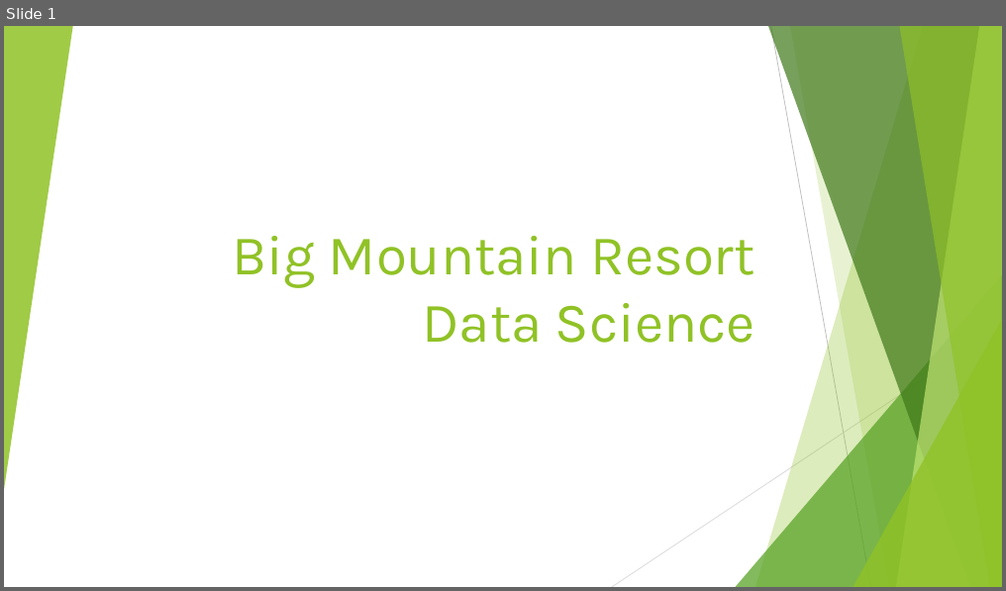
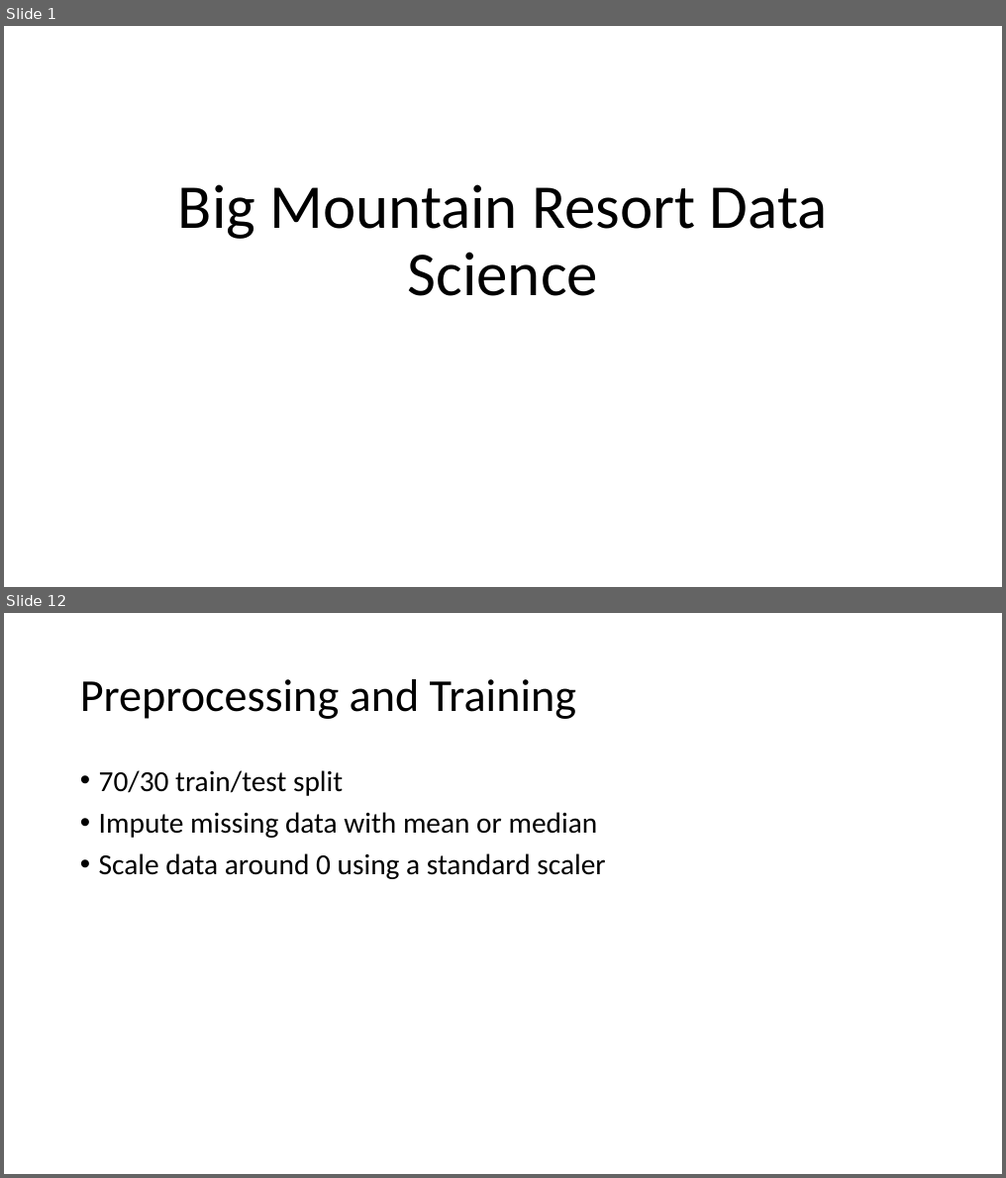
Before and after one commit to ramijau/DataScienceGuidedCapstone, a slide deck: Guided Capstone Presentation.pptx. Shown one above the other, each under a label of ours: slide 1 before the commit, slides 1 and 12 after it; the slides between them are not shown. The pictures are 1006x591 and 1006x1178 pixels, drawn with LibreOffice and Linux fonts; fonts in the diff are those of the drawing. Boxes give left, top, right and bottom in pixels: in the first picture for what was removed or moved away, otherwise in the second. Text is boxed around its words. In the diff, an @@ line names an element or a change of style, - is before the commit and + after.

```diff
--- a/Guided Capstone Presentation.pptx
+++ b/Guided Capstone Presentation.pptx
@@ slide 12 added at (4, 613, 1002, 1174), background #FFFFFF @@
@@ title added at (80, 679, 576, 719), 44 pt, text #000000 @@
+Preprocessing and Training
@@ text added at (99, 770, 605, 879), 28 pt, text #000000 @@
+• 70/30 train/test split
+• Impute missing data with mean or median
+• Scale data around 0 using a standard scaler
@@ slide 1 changed as well @@
@@ group removed at (4, 26, 1002, 587): 5 freeform shapes, 3 triangles, 2 lines @@
@@ title "Big Mountain Resort Data Science": place and size @@
-title "Big Mountain Resort Data Science" at (232, 236, 755, 343)
+title "Big Mountain Resort Data Science" at (178, 184, 828, 296)
@@ title "Big Mountain Resort Data Science" at (178, 184, 828, 296): size 54 to 60 pt, font Karla to Calibri, text colour #90C226 to #000000; alignment right to centre; line spacing 1 to 0.9 @@
```
Also in this commit, not shown: 5 other slides changed, 13 other slides added, 2 slides removed, 15 other files.
